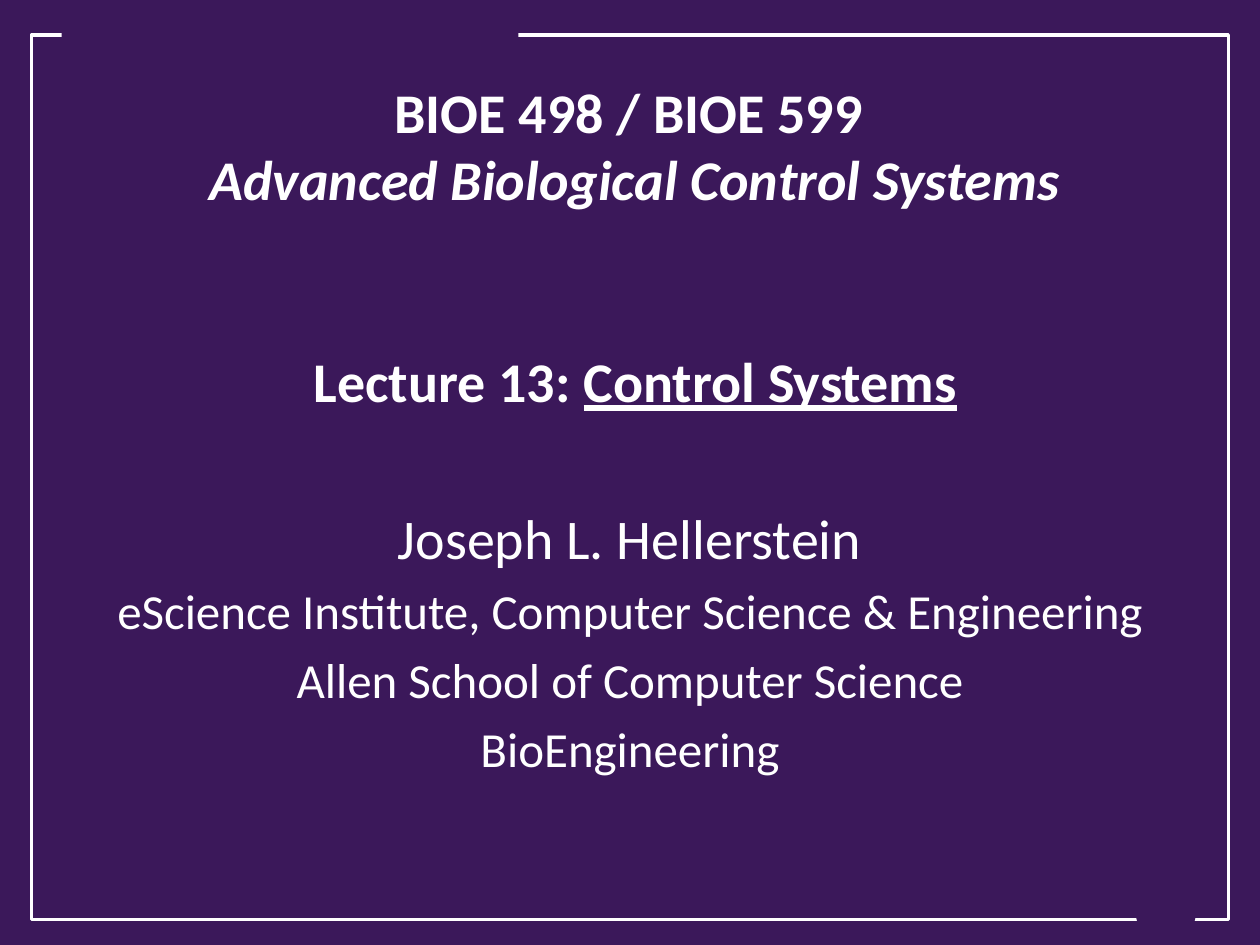
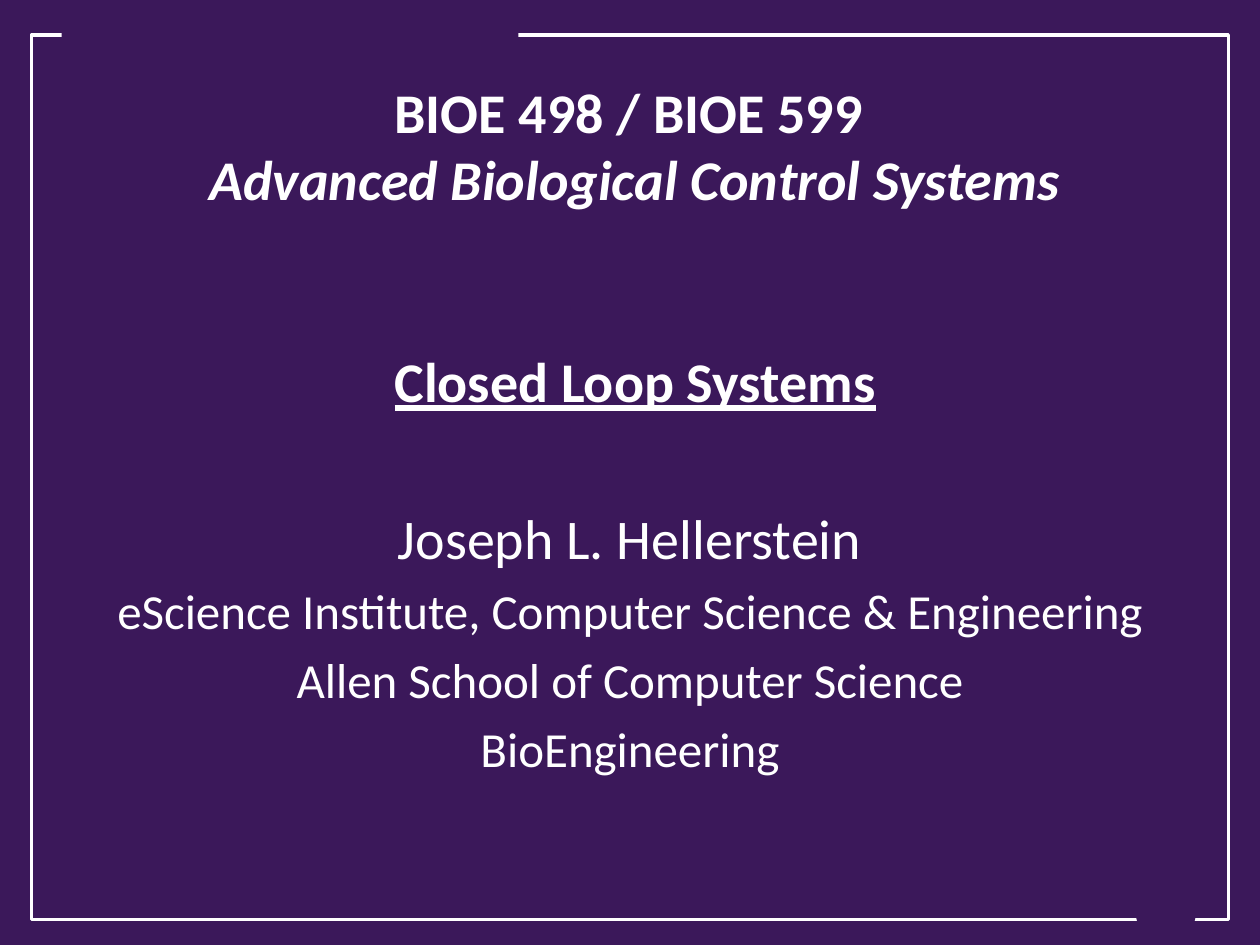
Before and after one commit to joseph-hellerstein/advanced-controls-lectures, a slide deck: slide 1 of Lecture_13-Closed-Loop-Systems/Closed-Loop-Systems.pptx. Drawn at 1260x945 pixels with LibreOffice and Linux fonts; fonts in the diff are those of the drawing; background and template pictures are left out. Boxes give left, top, right and bottom in pixels: in the first picture for what was removed or moved away, otherwise in the second. Text is boxed around its words. In the diff, an @@ line names an element or a change of style, - is before the commit and + after.

```diff
--- a/Lecture_13-Closed-Loop-Systems/Closed-Loop-Systems.pptx
+++ b/Lecture_13-Closed-Loop-Systems/Closed-Loop-Systems.pptx
@@ title at (x1=210, y1=94, x2=1059, y2=411): text changed @@
-BIOE 498 / BIOE 599
-Advanced Biological Control Systems
-Lecture 13: Control Systems
+BIOE 498 / BIOE 599
+Advanced Biological Control Systems
+Closed Loop Systems
```
Also in this commit, not shown: 5 other slides changed, 3 slides added, 2 slides removed, 2 other files.
